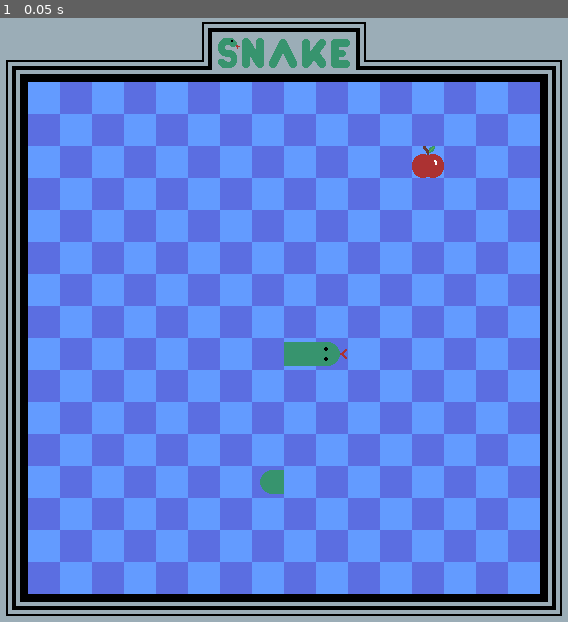
Above: before the commit, frame 1.
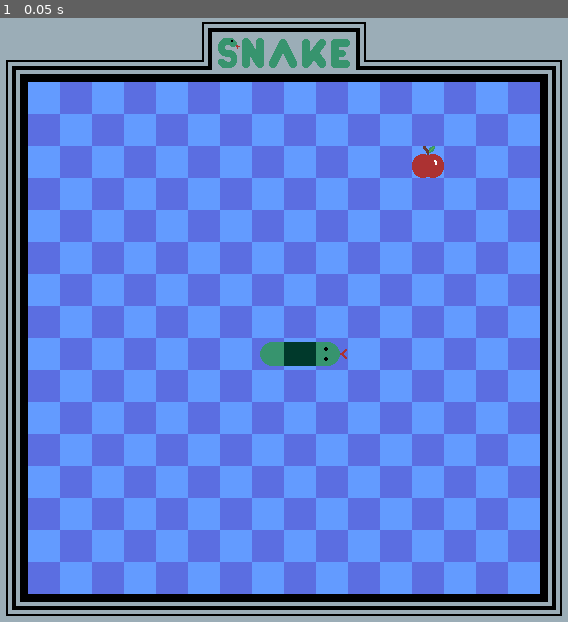
Above: after the commit, the same moment.

Repository: conor-wilson/snake
Game: Godot game, scene res://scenes/snake.tscn
Two runs of this game, one before a commit and one after it. Both use one fixed random seed, a clock stepped at 60 frames per second and the inputs below. This scene is started directly instead of the project's main scene.
Inputs:
- Up to frame 1 (0.05 s): no input

The runs differ from the first frame. In frame 1, 0.5% of the frame differs, in the area x 45-56%, y 53-79%.

Commit message:
Added set_straight_cell() func to Snake scene script

Diff:
--- a/scenes/snake.gd
+++ b/scenes/snake.gd
@@ -4,27 +4,25 @@
 # Called when the node enters the scene tree for the first time.
 func _ready():
 	set_head_cell(Vector2(11, 10), Vector2.RIGHT)
-	set_cell(1, Vector2(10, 10), 0, Vector2(4,0), 2)
-	set_tail_cell(Vector2(9, 14), Vector2.RIGHT)
+	set_straight_cell(Vector2(10, 10), Vector2.RIGHT)
+	set_tail_cell(Vector2(9, 10), Vector2.RIGHT)
 
 
 # TODO: Descriptor
 func set_head_cell(coords: Vector2i, direction: Vector2):
-
-	# Obtain the alternativeTileID from the priovided direction var
 	var altID = cardinal_to_alt_id(direction)
-
-	# Set the appropriate cell to the head tile
 	set_cell(1, coords, 0, Vector2(3,0), altID)
 
 
 # TODO: Descriptor
+func set_straight_cell(coords: Vector2i, direction: Vector2):
+	var altID = cardinal_to_alt_id(direction)
+	set_cell(1, coords, 0, Vector2(4,0), (altID-1)%2+1)
+
+
+# TODO: Descriptor
 func set_tail_cell(coords: Vector2i, direction: Vector2):
-
-	# Obtain the alternativeTileID from the priovided direction var
 	var altID = cardinal_to_alt_id(direction)
-
-	# Set the appropriate cell to the tail tile
 	set_cell(1, coords, 0, Vector2(5,1), altID)
 
 # Called every frame. 'delta' is the elapsed time since the previous frame.
--- a/scenes/snake_tiles.tres
+++ b/scenes/snake_tiles.tres
@@ -26,7 +26,9 @@
 4:0/0 = 0
 4:0/1 = 1
 4:0/1/transpose = true
+4:0/1/modulate = Color(0, 0.396078, 0.396078, 1)
 4:0/2 = 2
+4:0/2/modulate = Color(0, 0.388235, 0.388235, 1)
 5:0/next_alternative_id = 5
 5:0/0 = 0
 5:0/1 = 1
